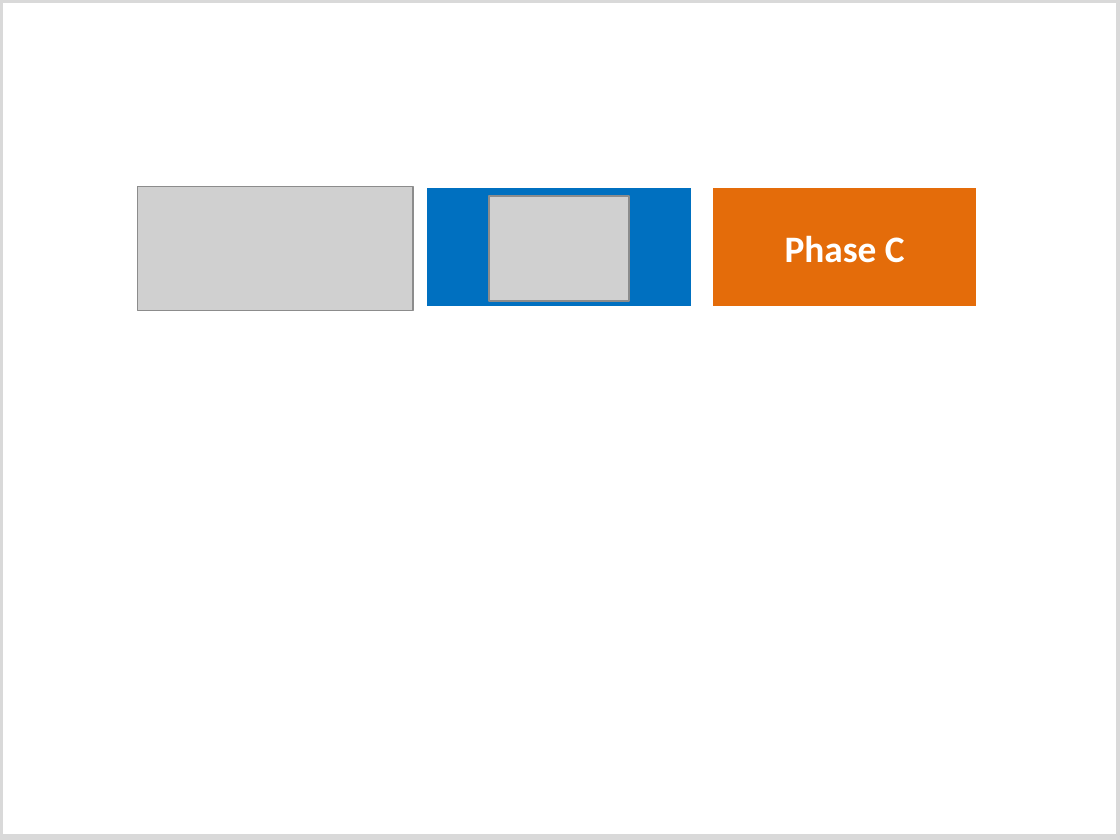
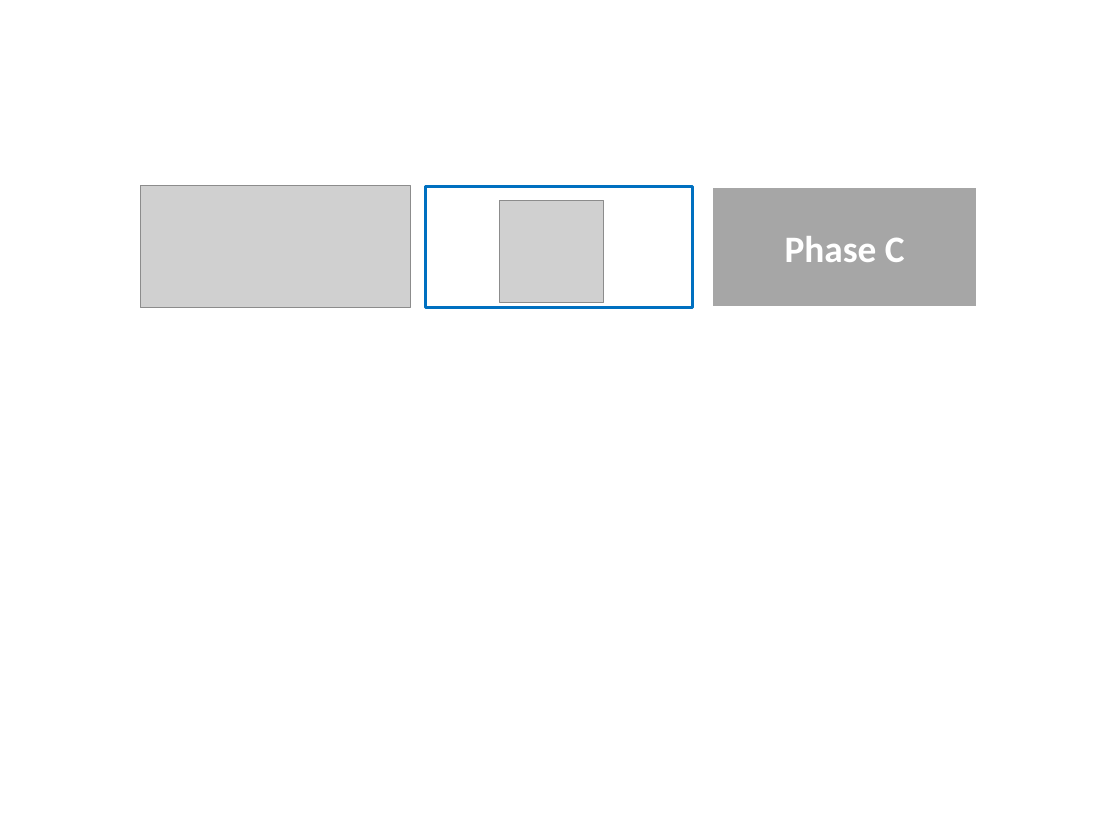
Before and after one commit to PowerPointLabs/PowerPointLabs, a slide deck: slide 13 of doc/Landing page image - after.pptx (slide 14 before the commit). Drawn at 1120x840 pixels with LibreOffice and Linux fonts; fonts in the diff are those of the drawing; grey boxes stand for pictures. Boxes give left, top, right and bottom in pixels: in the first picture for what was removed or moved away, otherwise in the second. Text is boxed around its words. In the diff, an @@ line names an element or a change of style, - is before the commit and + after.

```diff
--- a/doc/Landing page image - after.pptx
+++ b/doc/Landing page image - after.pptx
@@ rectangle removed at (0, 0, 1120, 838) @@
@@ rectangle at (426, 187, 692, 308): fill #0070C0 to none; outline #FFFFFF 2 pt to #0070C0 2 pt @@
@@ picture: place and size @@
-picture at (489, 196, 629, 301)
+picture at (500, 200, 604, 302)
@@ rectangle "Phase C" at (711, 187, 978, 308): fill #E46C0A to #A6A6A6 @@
```
Also in this commit, not shown: 20 other slides changed, 14 slides added, 10 slides removed, 1 other file.
